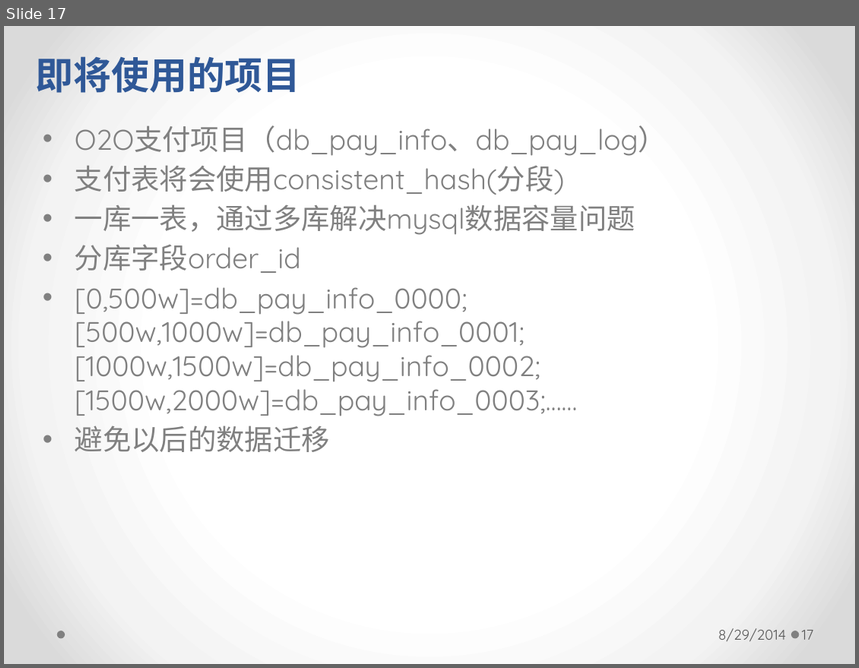
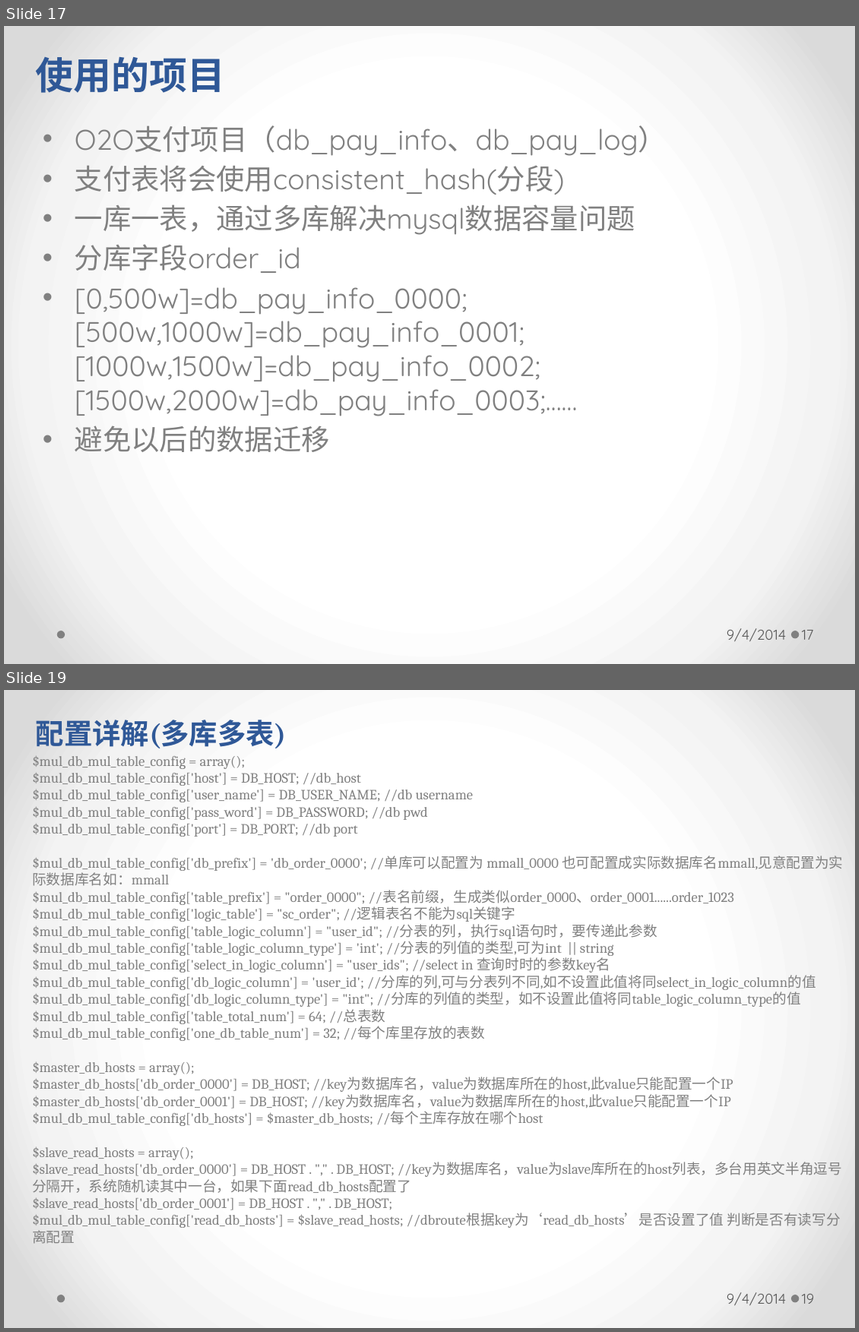
Before and after one commit to longhaisheng/dbroute, a slide deck: dbroute.pptx. Shown one above the other, each under a label of ours: slide 17 before the commit, slides 17 and 19 after it; the slides between them are not shown. The pictures are 859x668 and 859x1332 pixels, drawn with LibreOffice and Linux fonts; fonts in the diff are those of the drawing. Boxes give left, top, right and bottom in pixels: in the first picture for what was removed or moved away, otherwise in the second. Text is boxed around its words. In the diff, an @@ line names an element or a change of style, - is before the commit and + after.

```diff
--- a/dbroute.pptx
+++ b/dbroute.pptx
@@ slide 19 added at (4, 690, 855, 1328), background gradient #FFFFFF to #F4F4F4 to #DADADA; not listed: 2 template elements that a slide beside it also shows @@
@@ text added at (36, 720, 286, 749), 24 pt, text #2F5897, bold @@
+配置详解(多库多表)
@@ text added at (32, 755, 843, 1244), 12 pt, text #808080 @@
+$mul_db_mul_table_config = array();
+$mul_db_mul_table_config['host'] = DB_HOST; //db_host
+$mul_db_mul_table_config['user_name'] = DB_USER_NAME; //db username
+$mul_db_mul_table_config['pass_word'] = DB_PASSWORD; //db pwd
+$mul_db_mul_table_config['port'] = DB_PORT; //db port
+$mul_db_mul_table_config['db_prefix'] = 'db_order_0000'; //单库可以配置为 mmall_0000 也可配置成实际数据库名mmall,见意配置为实际数据库名如：mmall
+$mul_db_mul_table_config['table_prefix'] = "order_0000"; //表名前缀，生成类似order_0000、order_0001......order_1023
+$mul_db_mul_table_config['logic_table'] = "sc_order"; //逻辑表名不能为sql关键字
+$mul_db_mul_table_config['table_logic_column'] = "user_id"; //分表的列，执行sql语句时，要传递此参数
+$mul_db_mul_table_config['table_logic_column_type'] = 'int'; //分表的列值的类型,可为int || string
+$mul_db_mul_table_config['select_in_logic_column'] = "user_ids"; //select in 查询时时的参数key名
+$mul_db_mul_table_config['db_logic_column'] = 'user_id'; //分库的列,可与分表列不同,如不设置此值将同select_in_logic_column的值
+$mul_db_mul_table_config['db_logic_column_type'] = "int"; //分库的列值的类型，如不设置此值将同table_logic_column_type的值
+$mul_db_mul_table_config['table_total_num'] = 64; //总表数
+$mul_db_mul_table_config['one_db_table_num'] = 32; //每个库里存放的表数
+$master_db_hosts = array();
+$master_db_hosts['db_order_0000'] = DB_HOST; //key为数据库名，value为数据库所在的host,此value只能配置一个IP
+$master_db_hosts['db_order_0001'] = DB_HOST; //key为数据库名，value为数据库所在的host,此value只能配置一个IP
+$mul_db_mul_table_config['db_hosts'] = $master_db_hosts; //每个主库存放在哪个host
+$slave_read_hosts = array();
+$slave_read_hosts['db_order_0000'] = DB_HOST . "," . DB_HOST; //key为数据库名，value为slave库所在的host列表，多台用英文半角逗号分隔开，系统随机读其中一台，如果下面read_db_hosts配置了
+$slave_read_hosts['db_order_0001'] = DB_HOST . "," . DB_HOST;
+$mul_db_mul_table_config['read_db_hosts'] = $slave_read_hosts; //dbroute根据key为‘read_db_hosts’是否设置了值 判断是否有读写分离配置
@@ text added at (727, 1293, 786, 1306), 12 pt, text #595959 @@
+9/4/2014
@@ page number added at (802, 1294, 814, 1304), 12 pt, text #595959 @@
+19
@@ slide 17 changed as well @@
@@ text at (36, 57, 225, 93): text changed @@
-即将使用的项目
+使用的项目
@@ text at (727, 629, 786, 642): text changed @@
-8/29/2014
+9/4/2014
```
Also in this commit, not shown: 28 other slides changed, 2 other slides added.
